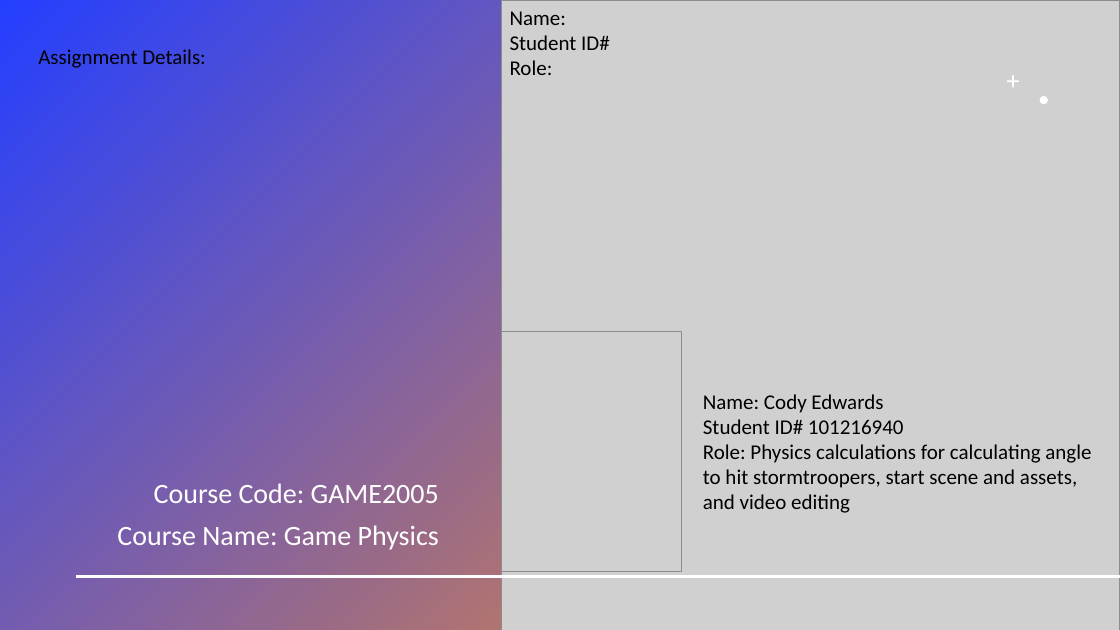
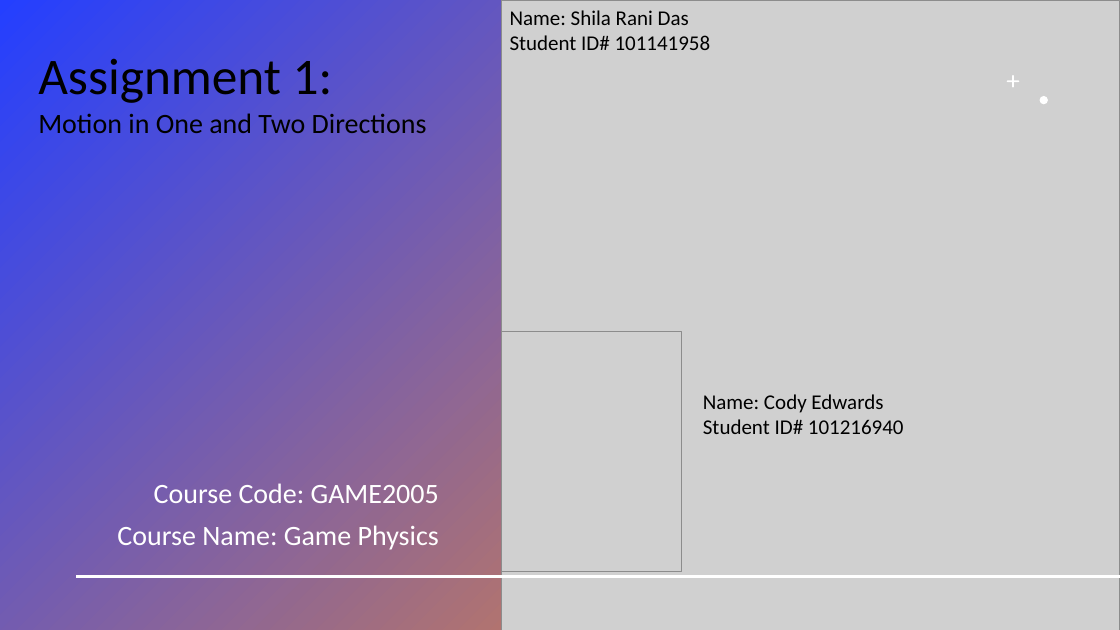
Before and after one commit to shilaranidas/GAME2005-Group1-A1, a slide deck: slide 1 of Documentation/Slide deck intro.pptx. Drawn at 1120x630 pixels with LibreOffice and Linux fonts; fonts in the diff are those of the drawing; grey boxes stand for pictures. Boxes give left, top, right and bottom in pixels: in the first picture for what was removed or moved away, otherwise in the second. Text is boxed around its words. In the diff, an @@ line names an element or a change of style, - is before the commit and + after.

Commit message:
Updated Powerpoint

```diff
--- a/Documentation/Slide deck intro.pptx
+++ b/Documentation/Slide deck intro.pptx
@@ text at (510, 10, 711, 50): text changed @@
-Name:
-Student ID#
-Role:
+Name: Shila Rani Das
+Student ID# 101141958
@@ text at (38, 58, 427, 133): text changed; size 18 to 24 pt @@
-Assignment Details:
+Assignment 1:
+Motion in One and Two Directions
@@ text at (703, 444, 1091, 513): paragraph removed @@
-Role: Physics calculations for calculating angle to hit stormtroopers, start scene and assets, and video editing
```
